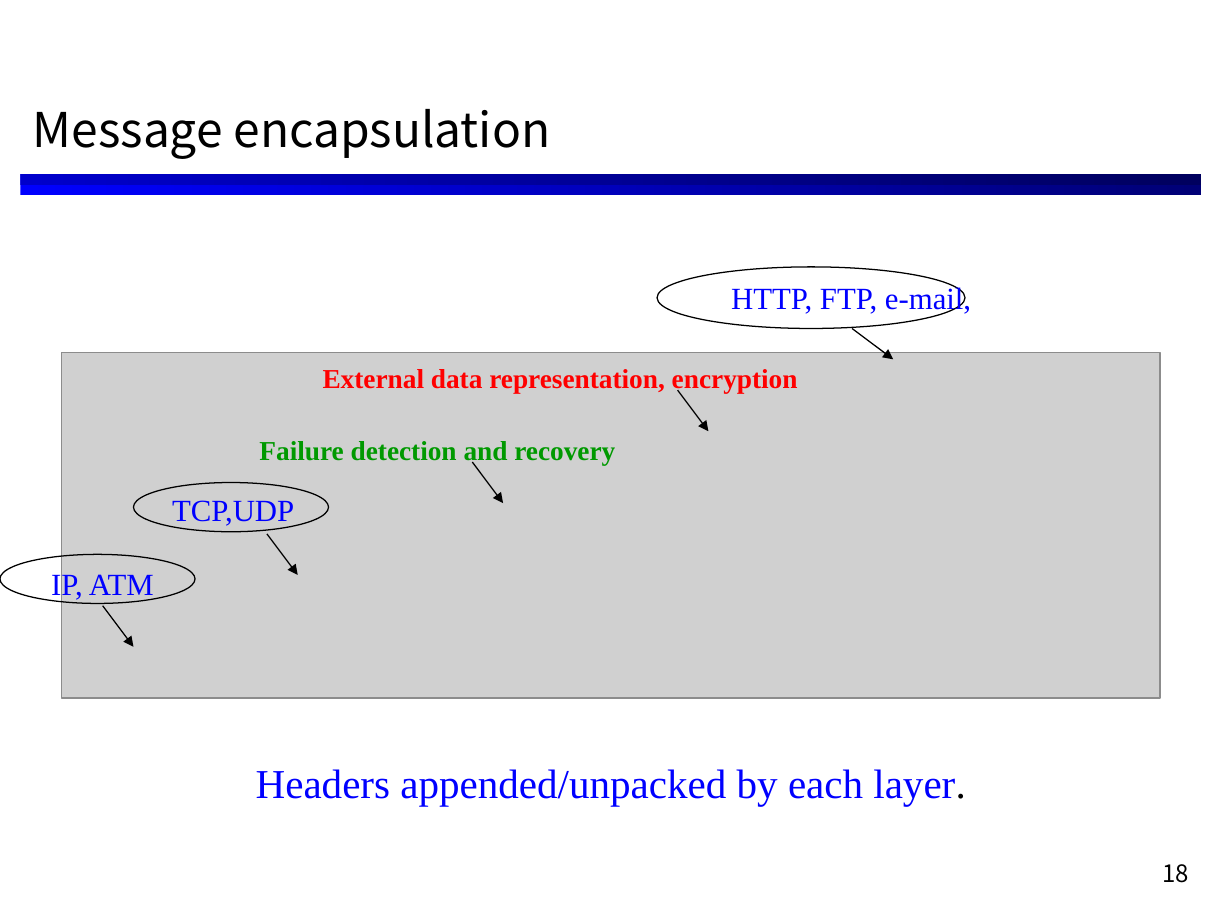
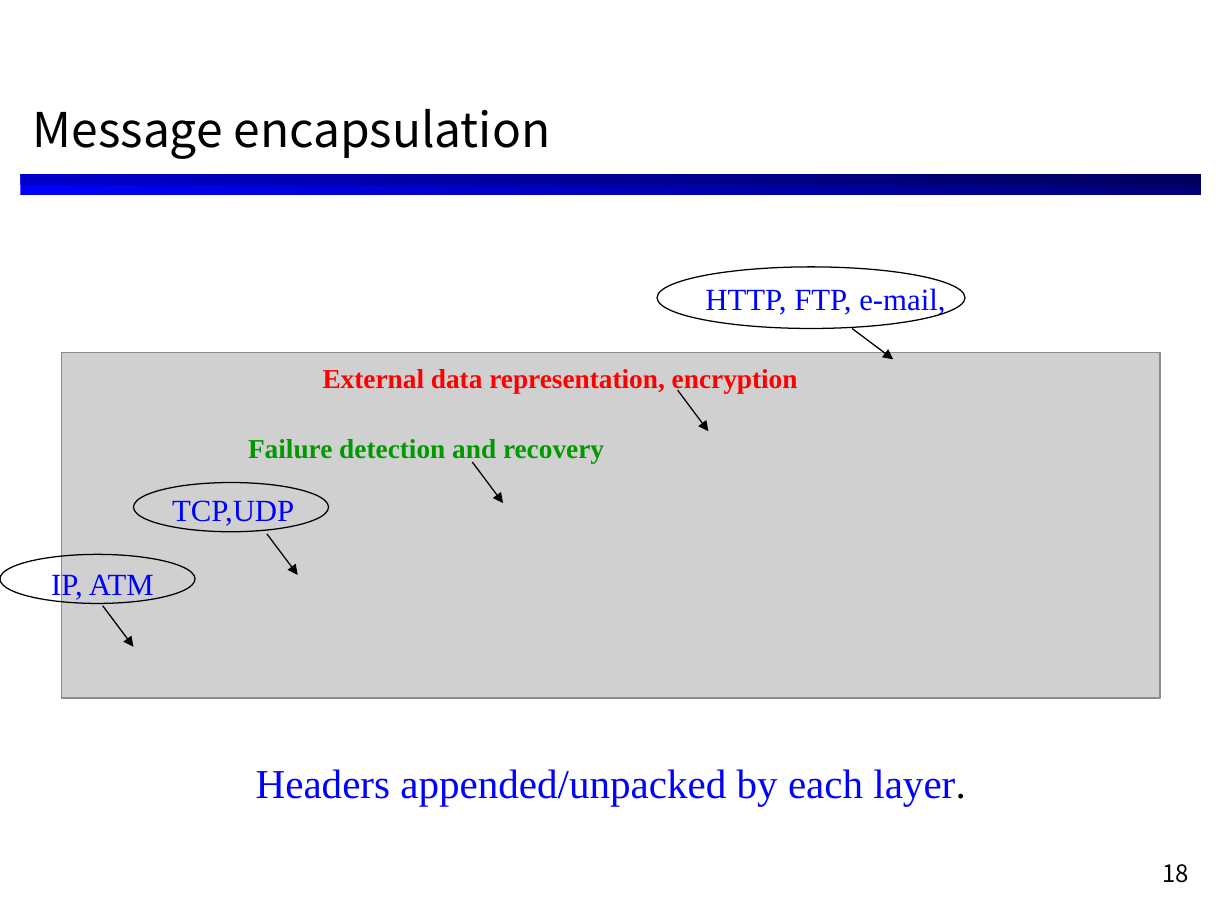
Before and after one commit to RainySummerLuo/DistributedComputingSystems, a slide deck: slide 18 of Lecture Notes/dist3.ppt. Drawn at 1232x924 pixels with LibreOffice and Linux fonts; fonts in the diff are those of the drawing; grey boxes stand for pictures. Boxes give left, top, right and bottom in pixels: in the first picture for what was removed or moved away, otherwise in the second. Text is boxed around its words. In the diff, an @@ line names an element or a change of style, - is before the commit and + after.

```diff
--- a/Lecture Notes/dist3.ppt
+++ b/Lecture Notes/dist3.ppt
@@ text "HTTP, FTP, e-mail,": place and size @@
-text "HTTP, FTP, e-mail," at bbox=[731, 285, 971, 315]
+text "HTTP, FTP, e-mail," at bbox=[705, 288, 945, 316]
@@ text "Failure detection and recovery": place and size @@
-text "Failure detection and recovery" at bbox=[259, 441, 615, 465]
+text "Failure detection and recovery" at bbox=[248, 439, 604, 463]
```
Also in this commit, not shown: 4 other slides changed, 8 other files.
